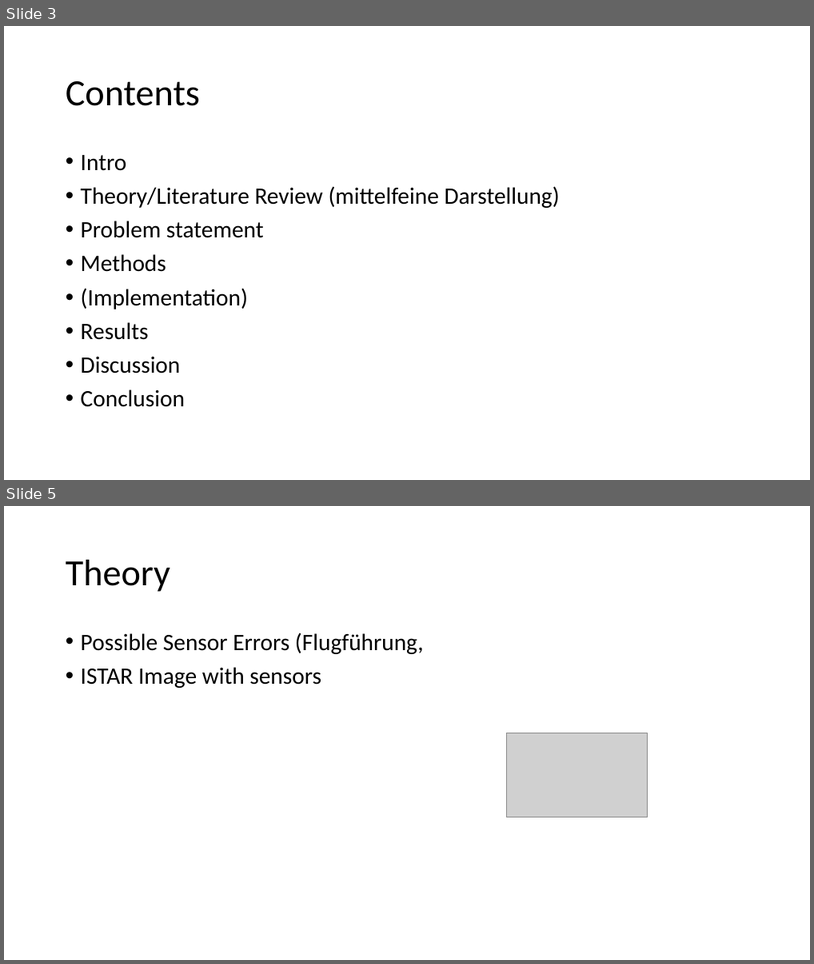
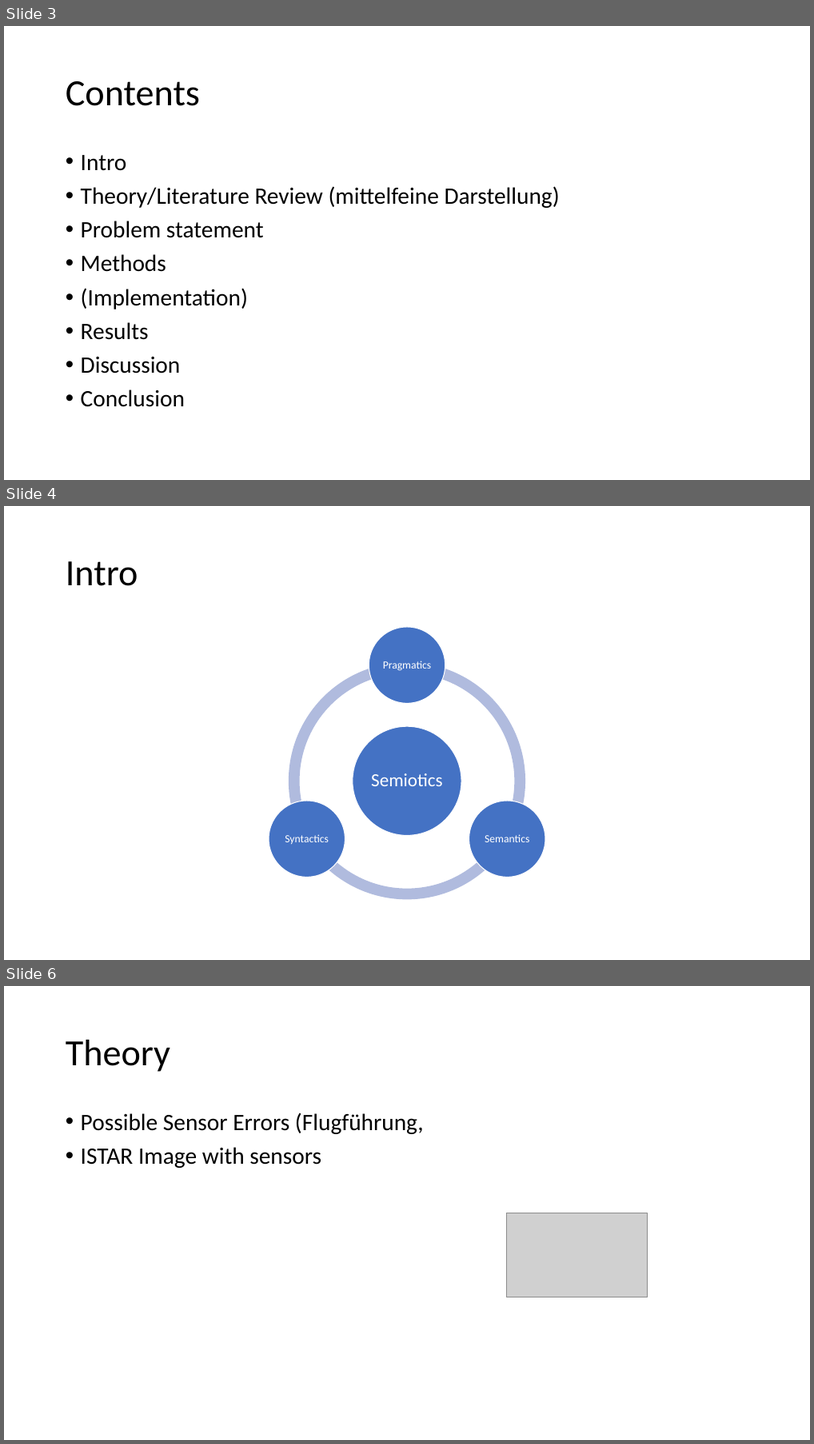
Before and after one commit to DLR-FX/shm_thesis, a slide deck: scratch.pptx. Shown one above the other, each under a label of ours: slides 3 and 5 before the commit, slides 3, 4 and 6 after it; the slides between them are not shown. The pictures are 814x964 and 814x1444 pixels, drawn with LibreOffice and Linux fonts; fonts in the diff are those of the drawing; grey boxes stand for pictures. Boxes give left, top, right and bottom in pixels: in the first picture for what was removed or moved away, otherwise in the second. Text is boxed around its words. In the diff, an @@ line names an element or a change of style, - is before the commit and + after.

```diff
--- a/scratch.pptx
+++ b/scratch.pptx
@@ slide 4 added at (x1=4, y1=506, x2=810, y2=960), background #FFFFFF @@
@@ title added at (x1=66, y1=561, x2=138, y2=586), 44 pt, text #000000 @@
+Intro
@@ group added at (x1=269, y1=627, x2=546, y2=900): 4 ellipses, 4 texts, 3 arch (boxed as its full ring)s @@
+Semiotics
+Pragmatics
+Semantics
+Syntactics
@@ what was slide 5 is now slide 6 @@
```
Also in this commit, not shown: 1 slide changed, 1 other slide added, 1 slide removed, 28 other files.
